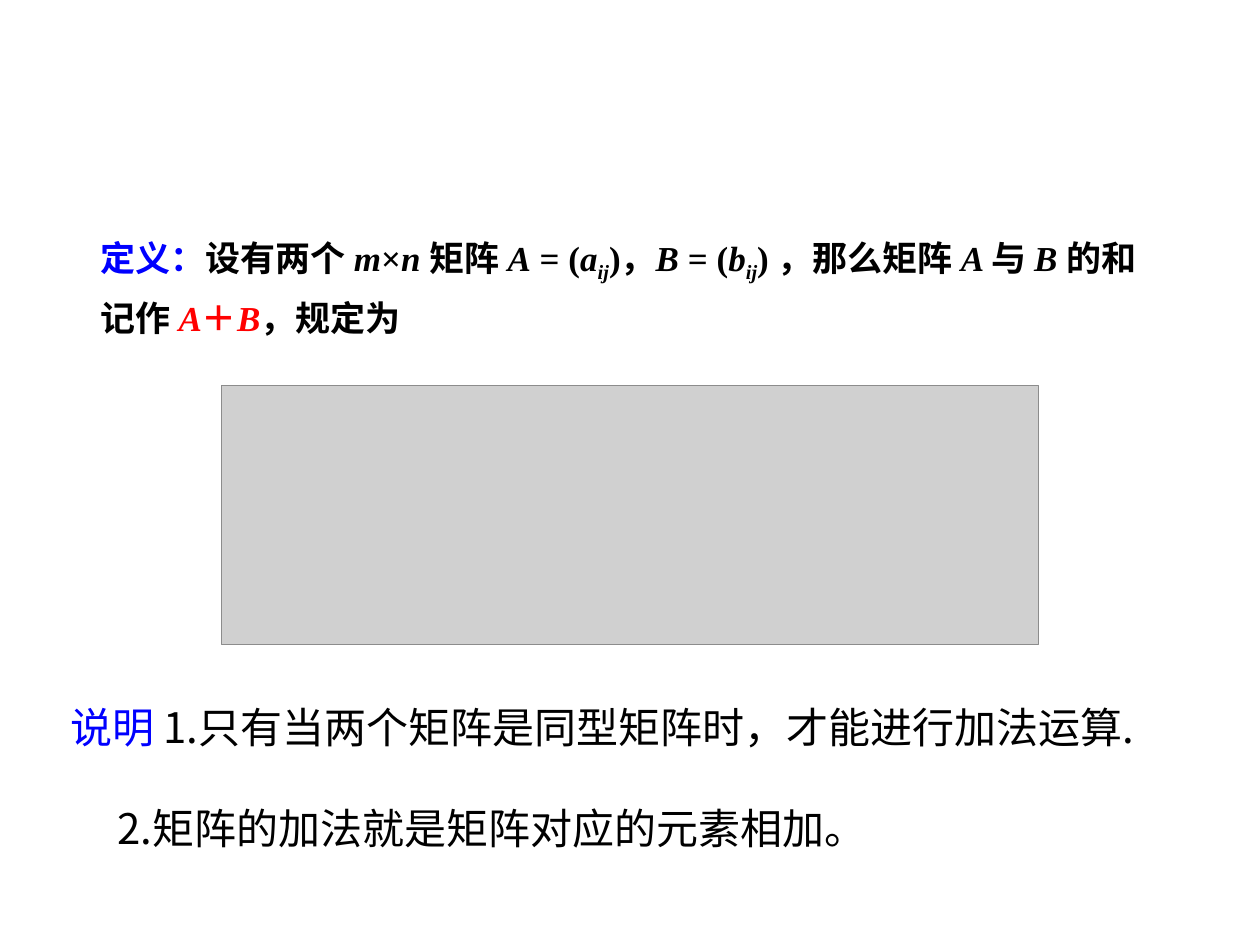
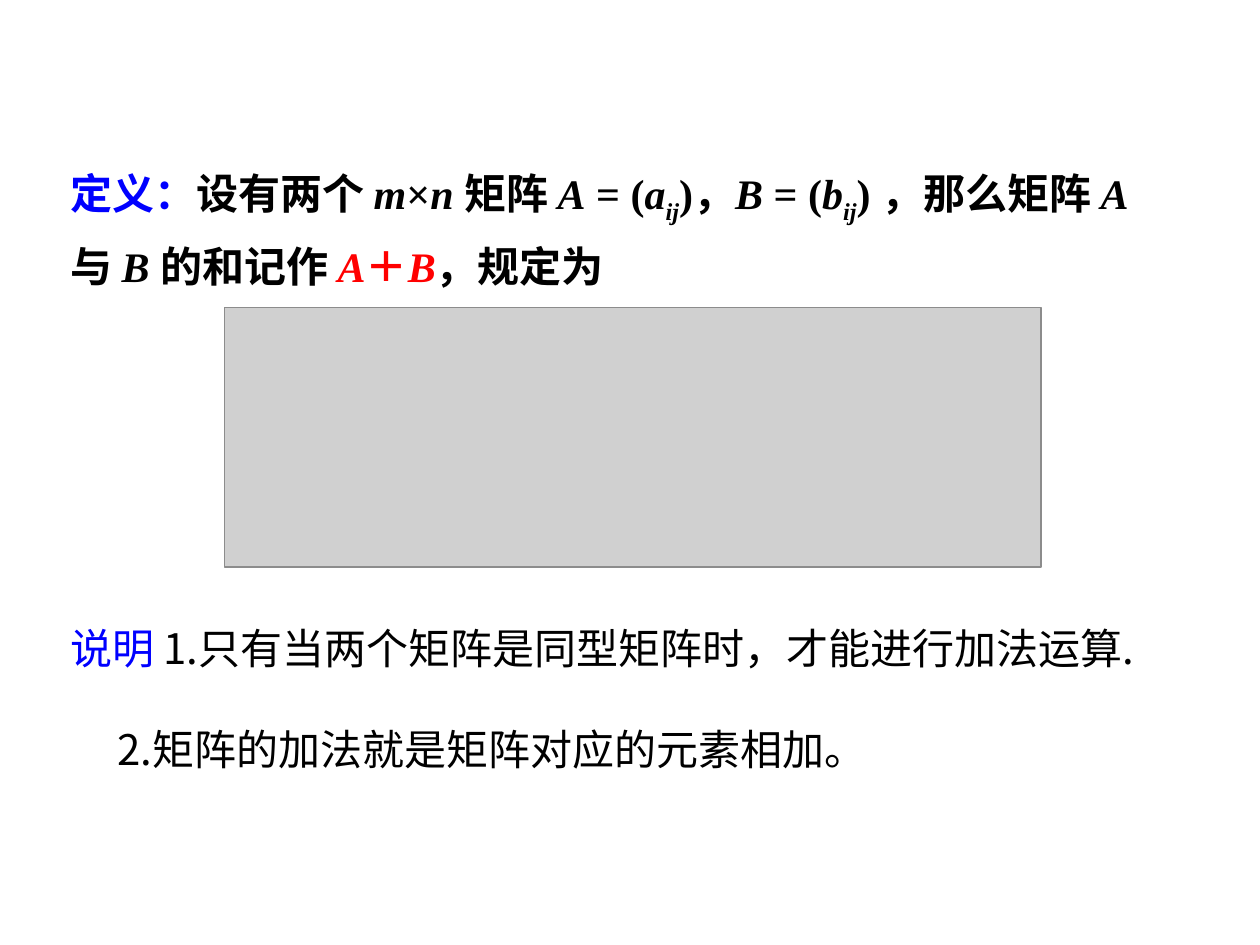
Before and after one commit to zhangbiaomath/zhangbiaomath.github.io, a slide deck: slide 12 of teaching/gaodai/ch4/高等代数第4章-矩阵.pptx. Drawn at 1260x945 pixels with LibreOffice and Linux fonts; fonts in the diff are those of the drawing; grey boxes stand for pictures. Boxes give left, top, right and bottom in pixels: in the first picture for what was removed or moved away, otherwise in the second. Text is boxed around its words. In the diff, an @@ line names an element or a change of style, - is before the commit and + after.

```diff
--- a/teaching/gaodai/ch4/高等代数第4章-矩阵.pptx
+++ b/teaching/gaodai/ch4/高等代数第4章-矩阵.pptx
@@ text "定义：设有两个 m×n 矩阵 A = ..." moved from (x1=101, y1=241, x2=1136, y2=336) to (x1=70, y1=173, x2=1129, y2=288) @@
@@ text "定义：设有两个 m×n 矩阵 A = ..." at (x1=70, y1=173, x2=1129, y2=288): size 20 to 24 pt @@
@@ picture moved from (x1=222, y1=386, x2=1038, y2=645) to (x1=224, y1=307, x2=1041, y2=567) @@
@@ text "说明 1.只有当两个矩阵是同型矩阵时，才能进行加法运算." moved from (x1=70, y1=707, x2=1135, y2=848) to (x1=70, y1=628, x2=1135, y2=769) @@
```
Also in this commit, not shown: 4 other slides changed, 1 other file.
